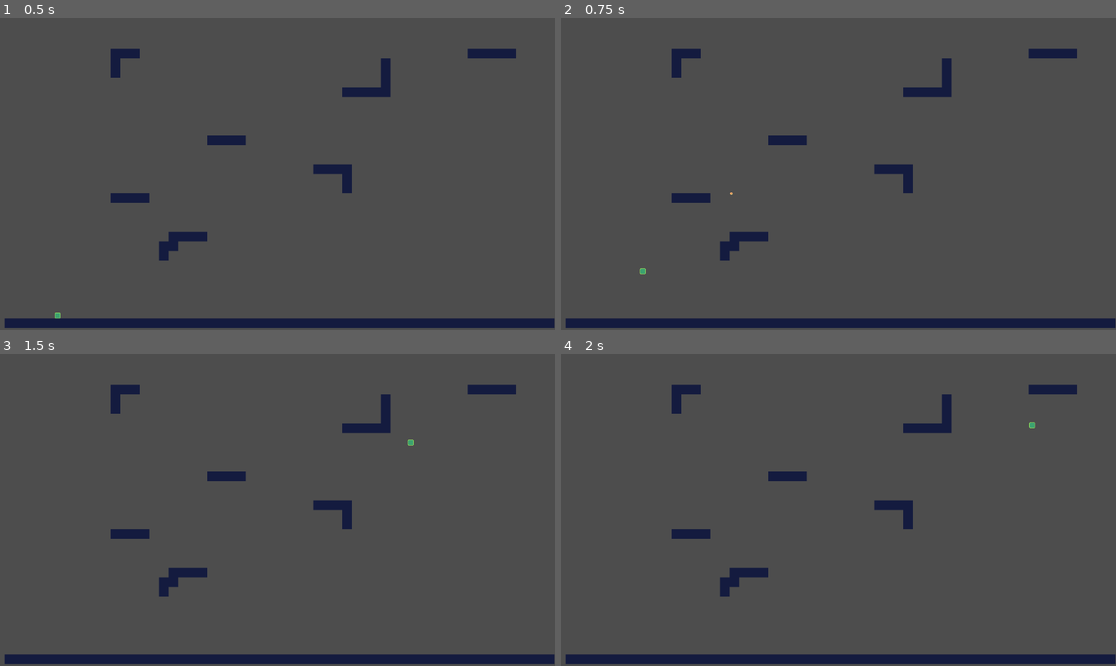
Above: before the commit, frames 1-4 (two rows, left to right).
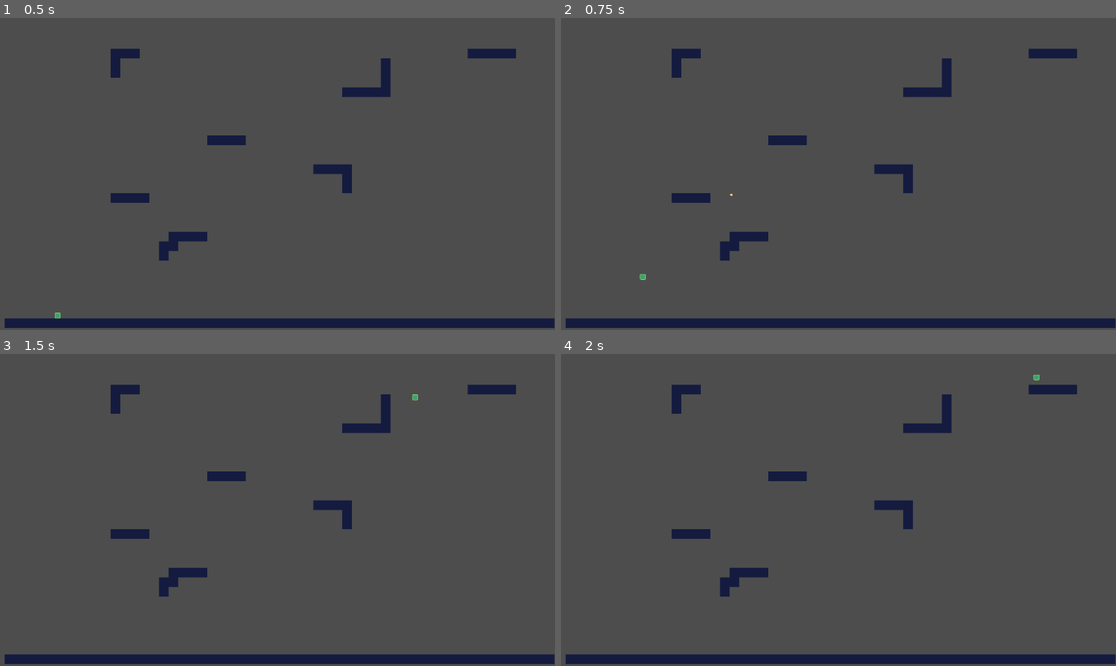
Above: after the commit, the same moments.

Repository: philippeVoNam/so-you-think-you-scale
Game: Godot game, scene res://src/scenes/level.tscn
Same seed, same stepped clock (60 frames per second), same inputs: the game is played once before the commit and once after it.
Inputs:
- Up to frame 1 (0.5 s): no input
- Up to frame 2 (0.75 s): tap Enter (ui_accept) at 0.5 s; hold Right (ui_right) from 0.53 s (still down); hold C (hook) from 0.53 s (still down)
- Up to frame 3 (1.5 s): keep holding Right (ui_right); tap Enter (ui_accept) at 0.77, 0.8, 1.07, 1.35 s; release C (hook) at 1.28 s
- Up to frame 4 (2 s): keep holding Right (ui_right); tap Enter (ui_accept) at 1.52, 1.82 s; tap C (hook) at 1.55 s

Frame 1 is identical in both runs. In frame 2, less than 0.1% of the frame differs, in the area x 14-31%, y 55-84%; in frame 3, less than 0.1%; in frame 4, less than 0.1%.

Commit message:
implemented jump charges

Diff:
--- a/src/scripts/player.gd
+++ b/src/scripts/player.gd
@@ -7,7 +7,7 @@
 var hook = null
 
 const SPEED = 1000.0
-const JUMP_VELOCITY = -2000.0
+const JUMP_VELOCITY = -1800.0
 
 const DAMPING = 1
 
@@ -20,19 +20,27 @@
 
 var firstFlag = true
 
+var jumpCharges = 0
+var maxJumpCharges = 1
+
 # Get the gravity from the project settings to be synced with RigidBody nodes.
 var gravity = ProjectSettings.get_setting("physics/2d/default_gravity")
 
 func _physics_process(delta):
 	match state:
 		STATES.UNHOOKED:
+			if is_on_floor():
+				jumpCharges = maxJumpCharges # # refresh jump on hook
+
 			# Add the gravity.
 			if not is_on_floor():
 				velocity.y += gravity * delta * 4
 
 			# Handle Jump.
-			if Input.is_action_just_pressed("ui_accept") and is_on_floor():
-				velocity.y = JUMP_VELOCITY
+			if Input.is_action_just_pressed("ui_accept"):
+				if jumpCharges > 0:
+					jumpCharges -= 1
+					velocity.y = JUMP_VELOCITY
 
 			# Get the input direction and handle the movement/deceleration.
 			# As good practice, you should replace UI actions with custom gameplay actions.
@@ -46,6 +54,7 @@
 			move_and_slide()
 
 		STATES.HOOKED:
+			jumpCharges = maxJumpCharges # refresh jump on hook
 			self.swing(delta)
 			move_and_slide()
 
@@ -79,12 +88,14 @@
 
 	elif Input.is_action_just_released("hook"):
 		self.hook.queue_free()
-		self.state = STATES.UNHOOKED
 		firstFlag = true
 
-		# add impulse
-		var direction = Input.get_axis("ui_left", "ui_right")
-		velocity = Vector2(direction * 500,-1550) # we dont do += because we want it to always be this impulse as the first velocity for it, the gravity will take care of the rest after
+		if self.state == STATES.HOOKED:
+			# add impulse
+			var direction = Input.get_axis("ui_left", "ui_right")
+			velocity = Vector2(direction * 500,-1550) # we dont do += because we want it to always be this impulse as the first velocity for it, the gravity will take care of the rest after
+
+			self.state = STATES.UNHOOKED
 
 func init_hook():
 	if firstFlag:
